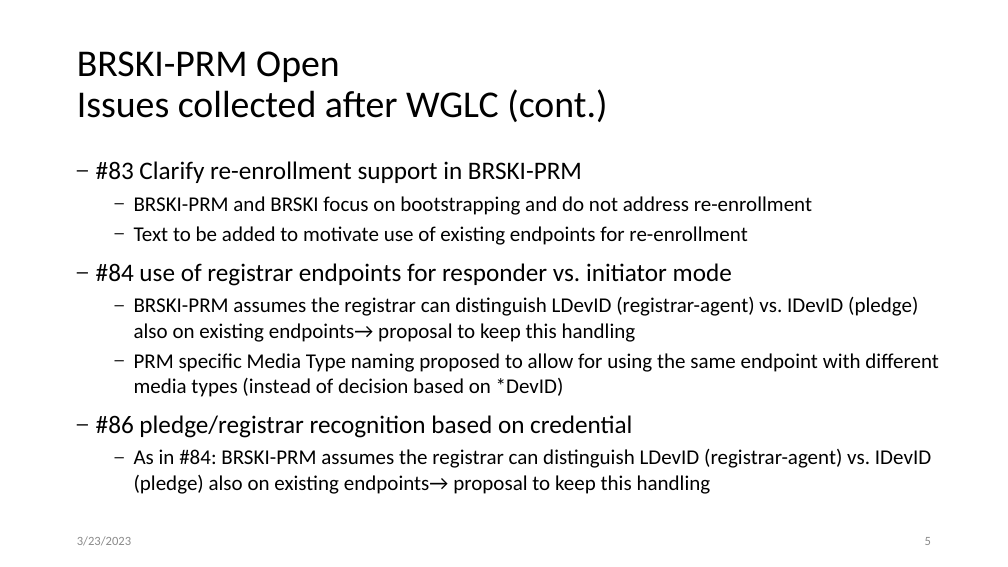
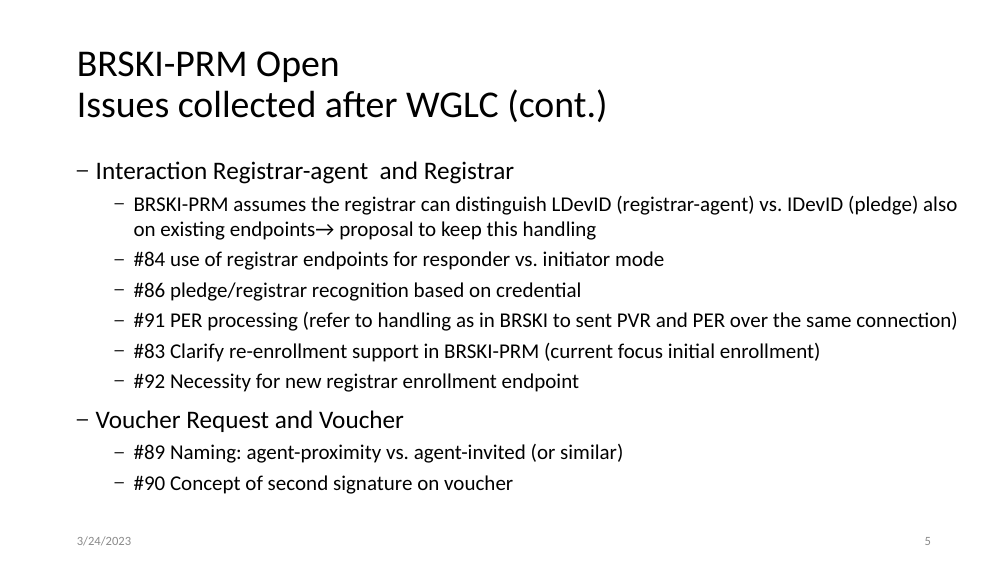
Before and after one commit to anima-wg/anima-brski-prm, a slide deck: slide 5 of presentations/slides-116-anima-update-brski-with-pledge-in-responder-mode-brski-prm.pptx. Drawn at 1008x567 pixels with LibreOffice and Linux fonts; fonts in the diff are those of the drawing. Boxes give left, top, right and bottom in pixels: in the first picture for what was removed or moved away, otherwise in the second. Text is boxed around its words. In the diff, an @@ line names an element or a change of style, - is before the commit and + after.

Commit message:
Updated open issues on slides

```diff
--- a/presentations/slides-116-anima-update-brski-with-pledge-in-responder-mode-brski-prm.pptx
+++ b/presentations/slides-116-anima-update-brski-with-pledge-in-responder-mode-brski-prm.pptx
@@ text at box(96, 161, 957, 240): text changed @@
-– #83 Clarify re-enrollment support in BRSKI-PRM
-  – BRSKI-PRM and BRSKI focus on bootstrapping and do not address re-enrollment
-  – Text to be added to motivate use of existing endpoints for re-enrollment
+– Interaction Registrar-agent and Registrar
+  – BRSKI-PRM assumes the registrar can distinguish LDevID (registrar-agent) vs. IDevID (pledge) also on existing endpoints→ proposal to keep this handling
@@ text at box(134, 251, 664, 301): size 24 to 20 pt in "#84 use of registrar endpoints for responder ...", "#86 pledge/registrar recognition based on credential"; list level 1 to 2 in "#84 use of registrar endpoints ..."; list level 1 to 2 in "#86 pledge/registrar recognition based on ..." @@
@@ text at box(134, 297, 939, 397): paragraphs removed @@
-  – BRSKI-PRM assumes the registrar can distinguish LDevID (registrar-agent) vs. IDevID (pledge) also on existing endpoints→ proposal to keep this handling
-  – PRM specific Media Type naming proposed to allow for using the same endpoint with different media types (instead of decision based on *DevID)
@@ text at box(96, 312, 957, 494): text changed @@
-  – As in #84: BRSKI-PRM assumes the registrar can distinguish LDevID (registrar-agent) vs. IDevID (pledge) also on existing endpoints→ proposal to keep this handling
+  – #91 PER processing (refer to handling as in BRSKI to sent PVR and PER over the same connection)
+  – #83 Clarify re-enrollment support in BRSKI-PRM (current focus initial enrollment)
+  – #92 Necessity for new registrar enrollment endpoint
+– Voucher Request and Voucher
+  – #89 Naming: agent-proximity vs. agent-invited (or similar)
+  – #90 Concept of second signature on voucher
@@ text at box(77, 536, 131, 546): text changed @@
-3/23/2023
+3/24/2023
```
Also in this commit, not shown: 4 other slides changed, 1 other file.
